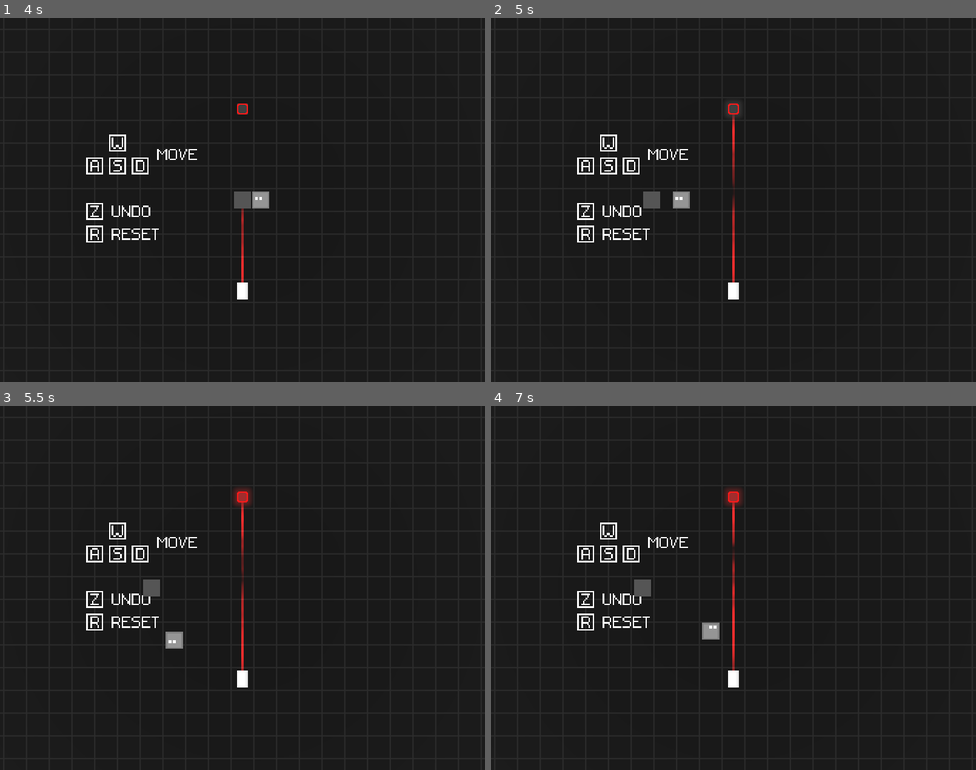
Above: before the commit, frames 1-4 (two rows, left to right).
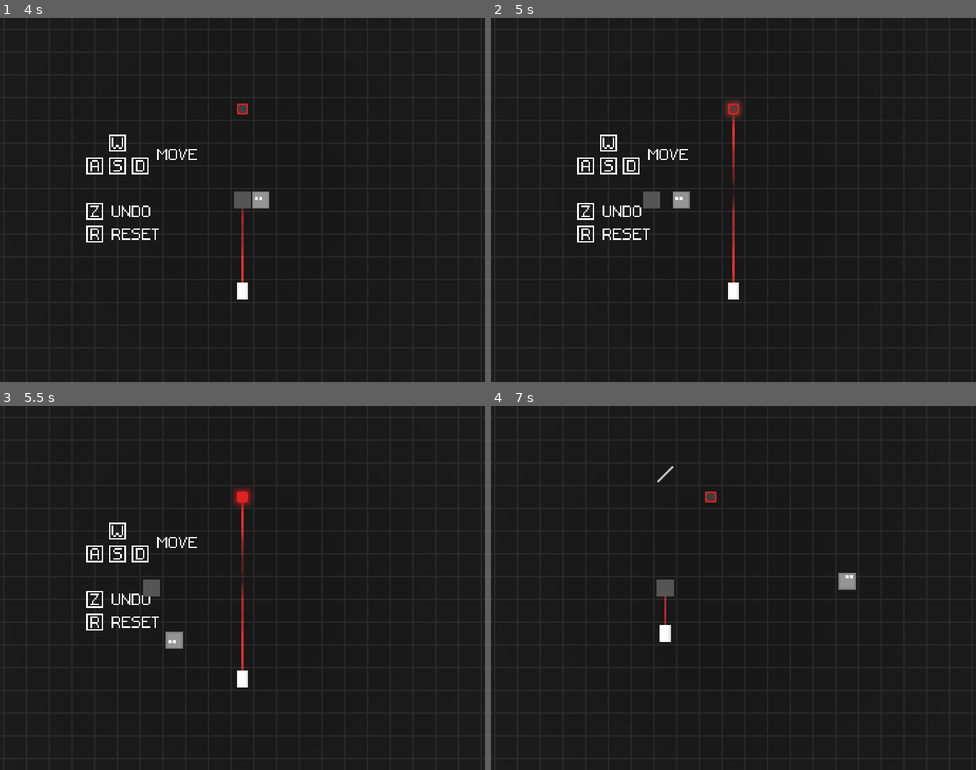
Above: after the commit, the same moments.

Repository: RiverApril/EnergyJam
Game: Godot game, scene res://levels/level_1.tscn
Two runs of this game, one before a commit and one after it. Both use one fixed random seed, a clock stepped at 60 frames per second and the inputs below.
Inputs (mouse positions are in pixels of both pictures, inside the frame that each line leads up to):
- Up to frame 1 (4 s): tap Enter at 0.5 s; move the mouse to (349, 181) at 0.52 s; hold D (Right) 0.53-1.28 s; tap Z (Undo) every 0.75 s from 0.6 to 3.6 s; move the mouse to (145, 218) at 1.27 s; hold S (Down) 1.28-2.03 s; move the mouse to (291, 119) at 2.02 s; hold D (Right) 2.03-2.78 s; move the mouse to (218, 272) at 2.77 s; hold W (Up) 2.78-3.53 s; tap R (Reset) at 3.5 s; move the mouse to (388, 254) at 3.52 s; hold A (Left) from 3.53 s (still down)
- Up to frame 2 (5 s): keep holding A (Left); move the mouse to (588, 145) at 4.27 s; tap Z (Undo) at 4.35 s
- Up to frame 3 (5.5 s): move the mouse to (266, 588) at 5.02 s; release A (Left) at 5.03 s; hold S (Down) from 5.03 s (still down); tap Z (Undo) at 5.1 s
- Up to frame 4 (7 s): move the mouse to (660, 497) at 5.77 s; release S (Down) at 5.78 s; hold D (Right) 5.78-6.53 s; tap Z (Undo) at 5.85, 6.6 s; move the mouse to (840, 569) at 6.52 s; hold W (Up) from 6.53 s (still down)

Frame 1 is identical in both runs. In frame 2, less than 0.1% of the frame differs, in the area x 48-52%, y 23-27%; in frame 3, less than 0.1%; in frame 4, 2.2%, in the area x 17-76%, y 16-78%.

Commit message:
fix jitter on charging and moving

Diff:
--- a/scripts/glow.gd
+++ b/scripts/glow.gd
@@ -62,8 +62,7 @@
 			EventBus.check_win_signal.emit()
 
 		colored_glow_material.set_shader_parameter("on_ness", charged_progress)
-	else:
-		charged_progress = 0.0
+
 
 
 
@@ -78,7 +77,7 @@
 	update_emitter_child()
 
 	colored_glow_material.set_shader_parameter("albedo_color", Globals.laser_display_colors[current_RGB])
-	colored_glow_material.set_shader_parameter("on_ness", 0.0)
+	colored_glow_material.set_shader_parameter("on_ness", charged_progress)
 	glow_mesh_instance.visible = true
 	base_mesh_instance.visible = false
 
